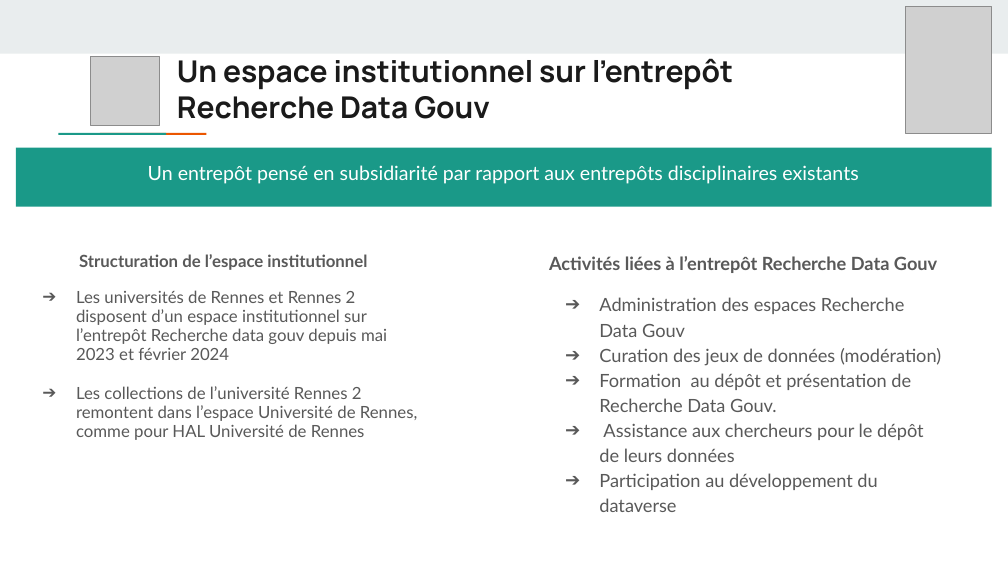
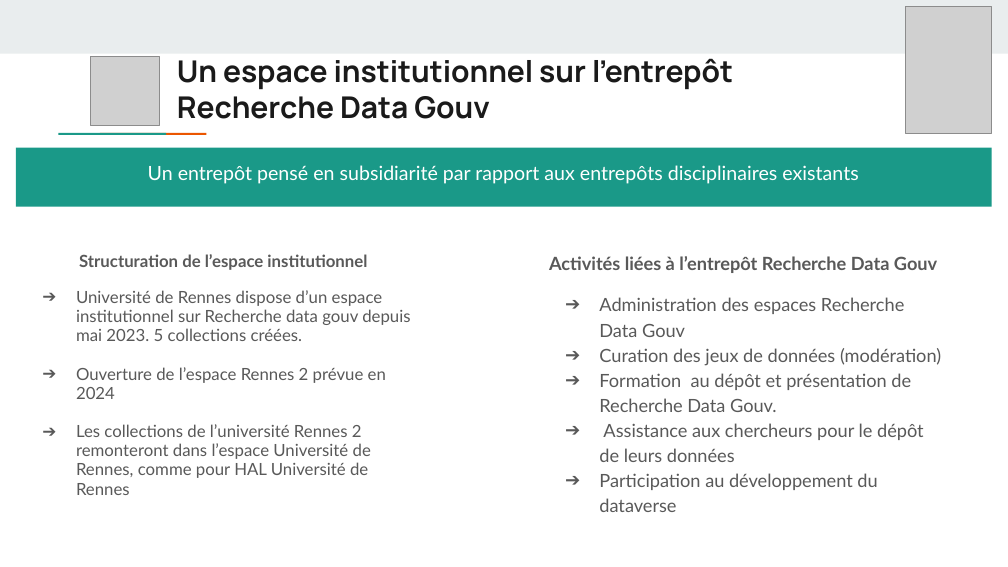
Before and after one commit to damienbelveze/presentation_2PE, a slide deck: slide 18 of Présentation ARDoISE JE 05_12_23.pptx (slide 19 before the commit). Drawn at 1008x567 pixels with LibreOffice and Linux fonts; fonts in the diff are those of the drawing; grey boxes stand for pictures. Boxes give left, top, right and bottom in pixels: in the first picture for what was removed or moved away, otherwise in the second. Text is boxed around its words. In the diff, an @@ line names an element or a change of style, - is before the commit and + after.

```diff
--- a/Présentation ARDoISE JE 05_12_23.pptx
+++ b/Présentation ARDoISE JE 05_12_23.pptx
@@ text at [76,290,410,495]: text changed @@
-➔ Les universités de Rennes et Rennes 2 disposent d’un espace institutionnel sur l’entrepôt Recherche data gouv depuis mai 2023 et février 2024
-➔ Les collections de l’université Rennes 2 remontent dans l’espace Université de Rennes, comme pour HAL Université de Rennes
+➔ Université de Rennes dispose d’un espace institutionnel sur Recherche data gouv depuis mai 2023. 5 collections créées.
+➔ Ouverture de l’espace Rennes 2 prévue en 2024
+➔ Les collections de l’université Rennes 2 remonteront dans l’espace Université de Rennes, comme pour HAL Université de Rennes
```
Also in this commit, not shown: 2 other slides changed, 1 slide removed, 19 other files.
